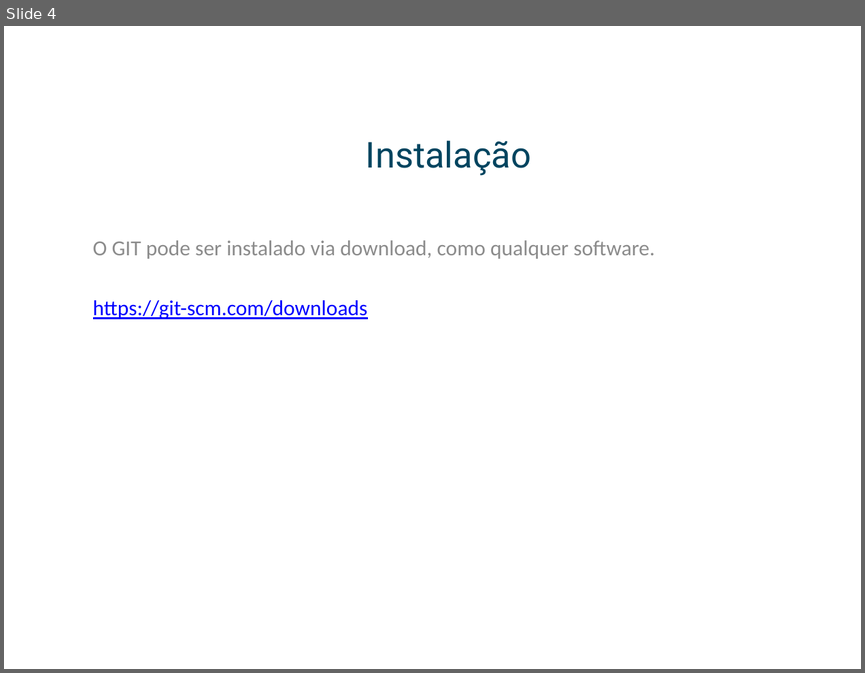
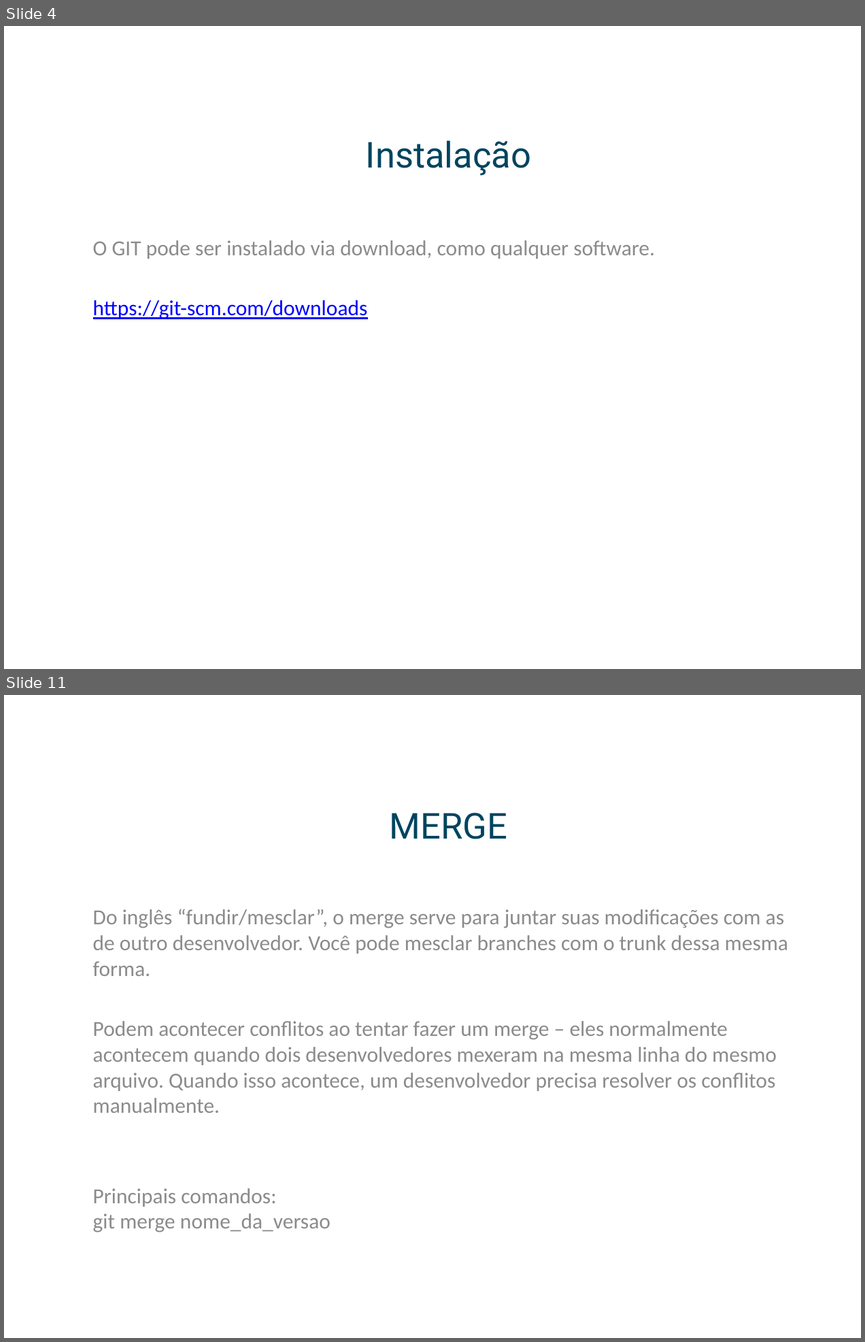
Before and after one commit to leafarcathal/gitws, a slide deck: Workshop.pptx. Shown one above the other, each under a label of ours: slide 4 before the commit, slides 4 and 11 after it; the slides between them are not shown. The pictures are 865x673 and 865x1342 pixels, drawn with LibreOffice and Linux fonts; fonts in the diff are those of the drawing; background and template pictures are left out. Boxes give left, top, right and bottom in pixels: in the first picture for what was removed or moved away, otherwise in the second. Text is boxed around its words. In the diff, an @@ line names an element or a change of style, - is before the commit and + after.

Commit message:
upd arquivo base

```diff
--- a/Workshop.pptx
+++ b/Workshop.pptx
@@ slide 11 added at (x1=4, y1=695, x2=861, y2=1338), background picture (left out) @@
@@ title added at (x1=390, y1=813, x2=507, y2=839), 30 pt, text #00445F @@
+MERGE
@@ subtitle added at (x1=93, y1=909, x2=788, y2=1232), 18 pt, text #8C8C8C @@
+Do inglês “fundir/mesclar”, o merge serve para juntar suas modificações com as de outro desenvolvedor. Você pode mesclar branches com o trunk dessa mesma forma.
+Podem acontecer conflitos ao tentar fazer um merge – eles normalmente acontecem quando dois desenvolvedores mexeram na mesma linha do mesmo arquivo. Quando isso acontece, um desenvolvedor precisa resolver os conflitos manualmente.
+Principais comandos:
+git merge nome_da_versao
```
Also in this commit, not shown: 2 slides changed, 8 other slides added, 1 slide removed.
